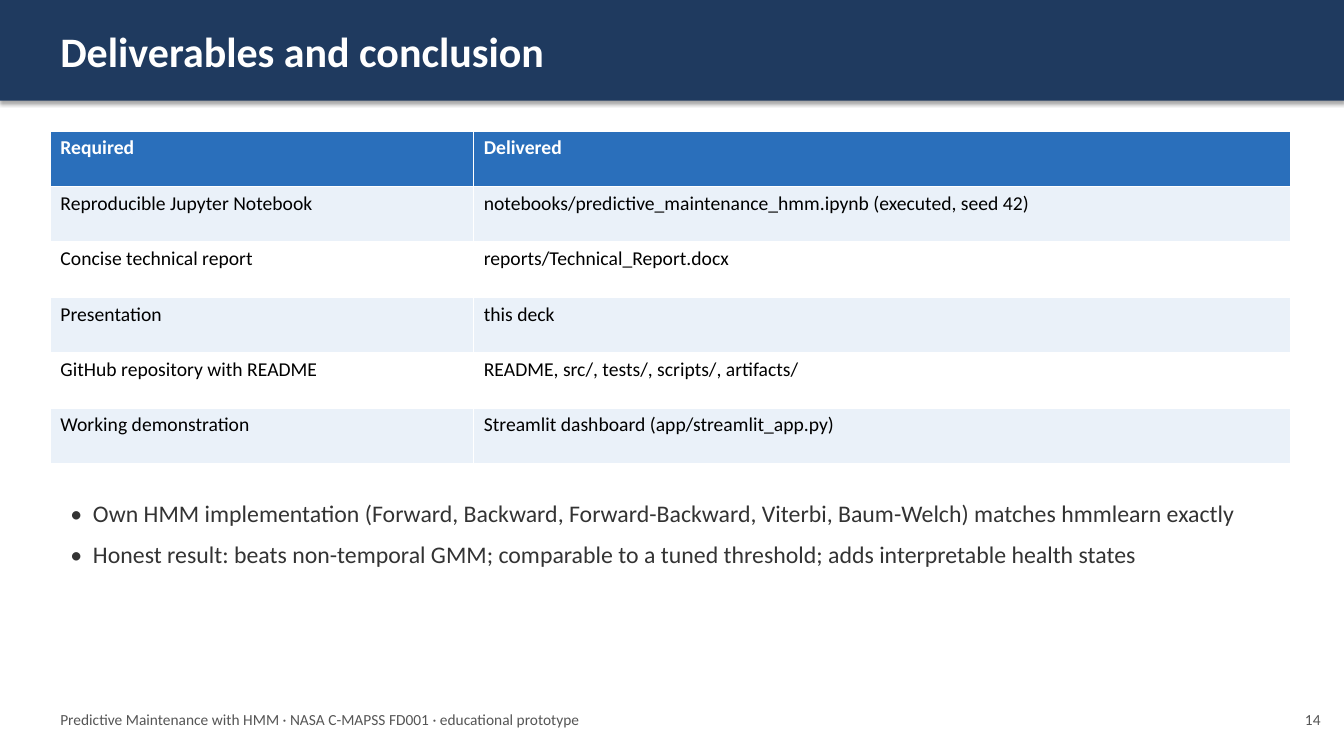
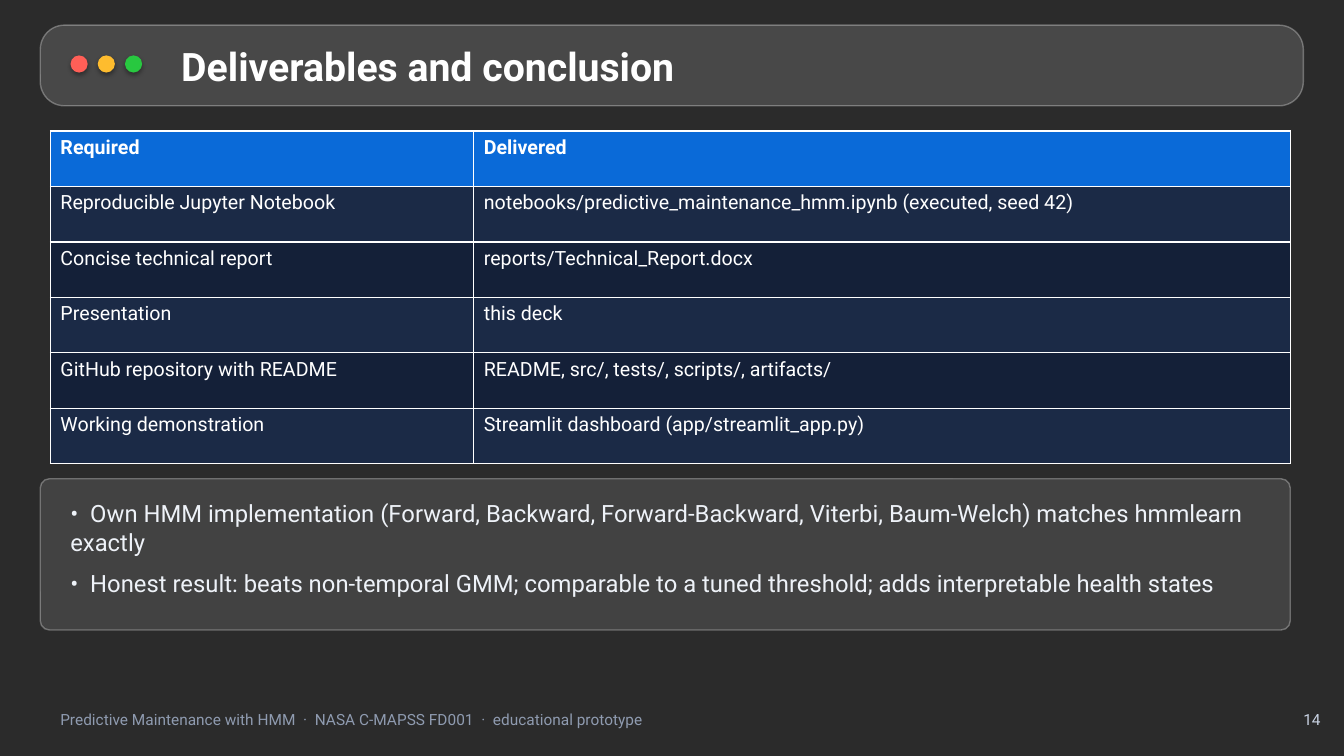
Before and after one commit to Ishita09-prog/predictive-maintenance-hmm, a slide deck: slide 14 of reports/Presentation.pptx. Drawn at 1344x756 pixels with LibreOffice and Linux fonts; fonts in the diff are those of the drawing; background and template pictures are left out; a plain dark background stands for a picture behind light text. Boxes give left, top, right and bottom in pixels: in the first picture for what was removed or moved away, otherwise in the second. Text is boxed around its words. In the diff, an @@ line names an element or a change of style, - is before the commit and + after.

```diff
--- a/reports/Presentation.pptx
+++ b/reports/Presentation.pptx
@@ background #FFFFFF to picture (left out) @@
@@ rectangle removed at bbox=[0, 0, 1344, 101] @@
@@ rounded rectangle added at bbox=[40, 25, 1304, 106], fill #FFFFFF at 14% opacity, outline #FFFFFF 1 pt @@
@@ ellipse added at bbox=[71, 55, 88, 73], fill #FF5F57 @@
@@ ellipse added at bbox=[98, 55, 115, 73], fill #FEBC2E @@
@@ ellipse added at bbox=[125, 55, 142, 73], fill #28C840 @@
@@ text "Deliverables and conclusion": place and size @@
-text "Deliverables and conclusion" at bbox=[60, 37, 544, 68]
+text "Deliverables and conclusion" at bbox=[181, 51, 674, 82]
@@ text "Deliverables and conclusion" at bbox=[181, 51, 674, 82]: size 30 to 28 pt, font Calibri to Roboto @@
@@ table at bbox=[50, 131, 1291, 464] @@
@@ fill #2A6FBB to #0A6AD8 in row 1 @@
@@ fill #EAF1F9 to #1B2A46 in 6 cells @@
@@ fill #FFFFFF to #142038 in 4 cells @@
@@ font Calibri to Roboto, text colour #000000 to #FFFFFF @@
@@ rounded rectangle added at bbox=[40, 479, 1291, 630], fill #FFFFFF at 11% opacity, outline #FFFFFF 1 pt @@
@@ text "• Own HMM implementation (Forward, ..." at bbox=[70, 503, 1243, 597]: font Calibri to Roboto, text colour #333333 to #EEF2F8 @@
@@ text "Predictive Maintenance with HMM · ..." at bbox=[60, 713, 642, 728]: font Calibri to Roboto, text colour #555555 to #8F9BB0 @@
@@ text "14" at bbox=[1303, 714, 1320, 725]: font Calibri to Roboto, text colour #555555 to #C9D3E3 @@
```
Also in this commit, not shown: 13 other slides changed, 4 other files.
